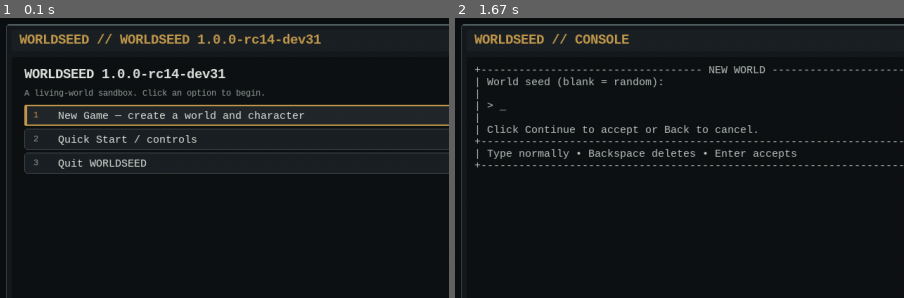
Above: before the commit, frames 1-2 (left to right).
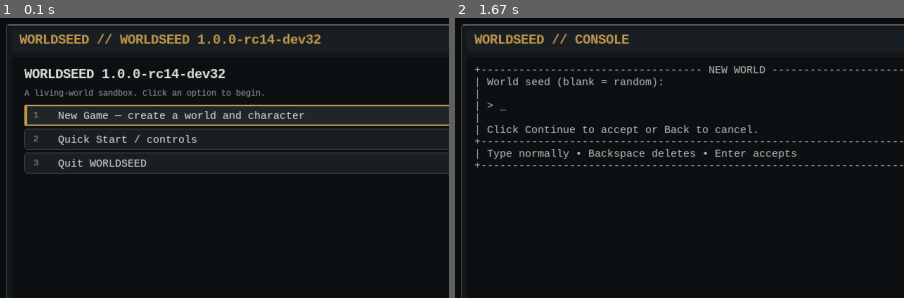
Above: after the commit, the same moments.

Repository: ReleMai/WORLDSEED
Game: pygame game, started from worldseed/__main__.py
Two runs of this game, one before a commit and one after it. Both use one fixed random seed, a clock stepped at 60 frames per second and the inputs below.
Inputs (mouse positions are % of the whole screen's width and height, from its top left):
- Up to frame 1 (0.1 s): no input
- Up to frame 2 (1.67 s): type "ann" at 0.33 s; tap Enter at 0.67, 0.88 s; click (50, 57) at 1.55 s
The pictures show only the part of the screen within x 0-50%, y 0-50%; the shares and areas given below are measured in that part.

The runs differ from the first frame. In frame 1, less than 0.1% of the frame differs, in the area x 48-72%, y 5-22%; in frame 2, nothing differs.

Commit message:
Bump engine for Phase 5 Dev32

Diff:
--- a/worldseed/config.py
+++ b/worldseed/config.py
@@ -1,7 +1,7 @@
 from pathlib import Path
 
 PROJECT_NAME = "WORLDSEED"
-ENGINE_VERSION = "1.0.0-rc14-dev31"
+ENGINE_VERSION = "1.0.0-rc14-dev32"
 SAVE_SCHEMA_VERSION = 3
 
 # Dev27: WORLDGEN v8 is now the default for newly created worlds. Existing
